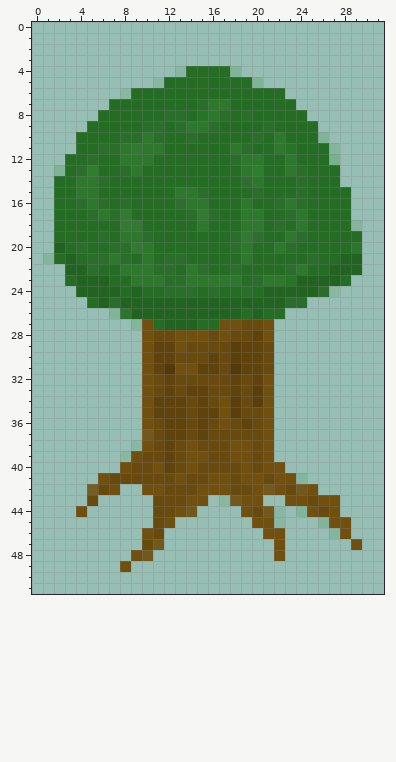
Pixel-art sprite -- game/resources/game/model/Game/Map/tree.png. The picture above was drawn from the file before the commit.
The file is 32x52 pixels. Pixels under 10% opacity are left out. Colours within 5 levels of each other are drawn and written as one.
Now the later version:
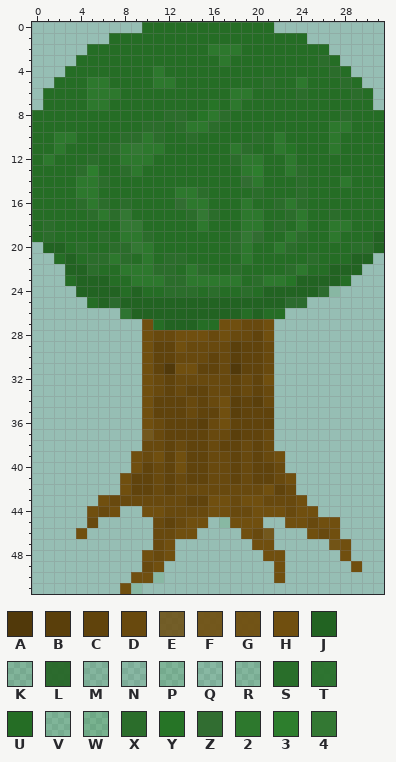
Palette (. is transparent): A #51390a  B #5a3f0b  C #60430c  D #68490e  E #6c4c0ed7  F #704f0fea  G #704f0ff4  H #704f0f  J #226322  K #0c7a0c27  L #226422ea  M #0c7b0c21  N #0d7a0d1a  P #0d800d2b  Q #0d810d1a  R #0d830d23  S #256b25f6  T #256d25ea  U #256d25  V #0e870e2a  W #0e870e39  X #2b6d2b  Y #267426  Z #316d31  2 #2d782d  3 #2d7e2d  4 #337833
Message: Added slayer images for real, edited tree a bit to fit style better
What changed:
y 0: x 10..21 ............ -> UUUUUUUUUUUU
y 1: x 7..24 .................. -> UUUUUUUUUUUUUUUUUU
y 2: x 5..26 ...................... -> UUUUUUUUUUU222UUUUUUUU
y 3: x 4..27 ........................ -> UUUUUUUUUUUUU2UUUUUUUUXU
y 4: x 3..13 ..........N -> UUUUUUUU2UU; x 18..28 V.......... -> UUUUUUUUUXU
y 5: x 2..12 .........QU -> UUU22UUUU22; x 20..29 P......... -> UXUU2UUUXU
y 6: x 1..8 .......N -> UUUU222U; x 18..19 UU -> 22; x 23..30 ........ -> UXUUUUXU
y 7: x 1..6 ...... -> UUUU22; x 15..18 X22U -> UYU2; x 24..30 ....... -> UUUUUUU
y 8: x 0..5 ...... -> UUUUUU; x 19 X -> U; x 25..31 ....... -> UUUXUUU
y 9: x 0..4 ..... -> UUUUU; x 21 X -> U; x 26..31 ...... -> U22UUU
y 10: x 0..3 .... -> UU22; x 26..31 P..... -> U2UUUU
y 11: x 0..3 .... -> UU2U; x 27..31 R.... -> 2UUUU
y 12: x 0..2 ... -> U2U; x 27..31 W.... -> UUUUU
y 13: x 0..2 ..P -> UUU; x 28..31 .... -> UUUU
y 14: x 0..1 .. -> UU; x 28..31 .... -> 2UUU
y 15..16: x 0..1 .. -> UU; x 29..31 ... -> UUU
y 17: x 0..1 .. -> UU; x 27 U -> X; x 29..31 ... -> UUU
y 18: x 0..1 .. -> UX; x 27..31 UUM.. -> 22UUU
y 19: x 0..1 .. -> UX; x 27 U -> 2; x 30..31 .. -> UJ
y 20: x 1 . -> J; x 29..31 T.. -> SXJ
y 21: x 1 R -> .; x 28 J -> U; x 30 . -> J
y 26: x 7 V -> .
y 27: x 9 R -> .
y 33: x 20..21 BH -> CD
y 34: x 19 D -> C; x 21 H -> D
y 35: x 19..21 DDH -> CCC
y 36: x 14..15 DC -> CB; x 18 D -> C; x 20..21 DH -> CC
y 37: x 14 D -> C; x 18..21 DDDH -> BCCD
y 38: x 9..10 QH -> .D; x 14..15 HD -> CC; x 17..21 DHHDH -> CCDCD
y 39: x 8 Q -> .; x 11 D -> H; x 13..15 DHH -> HCC; x 18..22 HHDH. -> CDCDH
y 40: x 8..11 HDDH -> .HCD; x 13..15 DHD -> HCC; x 18..22 DHDHH -> CDCCD
y 41: x 6..10 HDDDD -> ..HCC; x 12..22 DHDDHHDHHDH -> CDCCDDCDCCD; x 24 M -> .
y 42: x 5..12 EDH..HHD -> ...HCCDC; x 15..17 HHH -> DDD; x 20..22 HFH -> DHC; x 24..25 FH -> ..
y 43: x 5..10 D..... -> .HDDDD; x 14..18 HH.QF -> CCHHD; x 21..23 ..H -> DDD; x 25..27 DHH -> ...
y 44: x 4..7 H... -> .HDH; x 10..11 .D -> HH; x 13..24 HF....HDFQ.K -> DDDHHDDHHHDH; x 26..27 DH -> ..
y 45: x 5 . -> D; x 12..15 H... -> CDHH; x 17..19 ... -> QHH; x 21..26 HQ...K -> ..HHDH; x 28 H -> .
y 46: x 4 . -> H; x 10 H -> .; x 12..14 ... -> DHH; x 19..22 ..HH -> HDF.; x 25..28 ..MH -> HDH.
y 47: x 10..12 DF. -> .DH; x 20..22 ..H -> HH.; x 27..29 ..H -> GH.
y 48: x 9..12 HF.. -> .HDH; x 21 . -> H; x 28 . -> H
y 49: x 8 H -> .; x 10..11 .. -> DH; x 22 . -> H; x 29 . -> H
y 50: x 9..11 ... -> HHQ; x 22 . -> H
y 51: x 8..9 .. -> HQ
Boxes around the changes in both pictures, in picture pixels (x1, y1, x2, y2):
changed: (32, 22, 384, 264)
erased: (109, 308, 142, 330)
changed: (76, 385, 362, 594)
